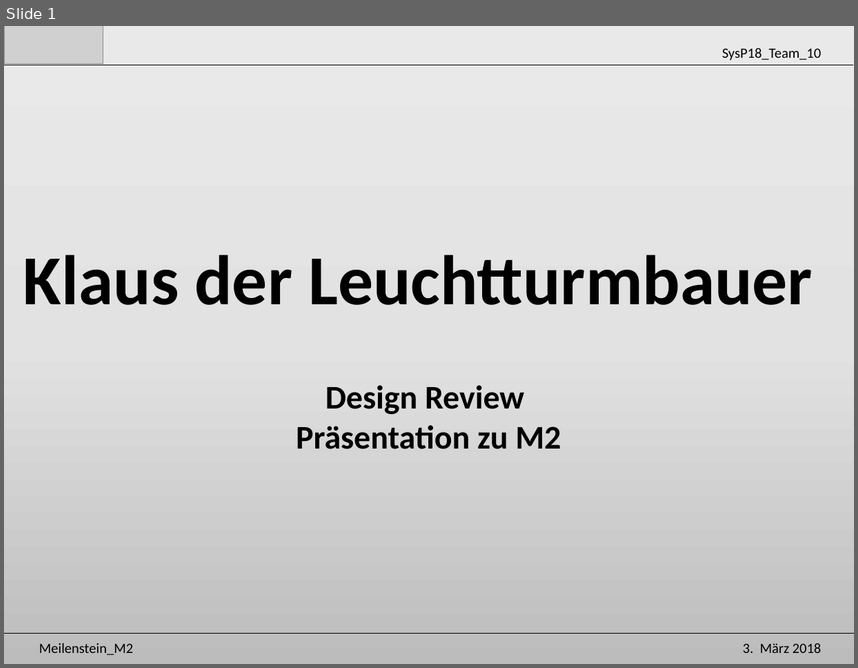
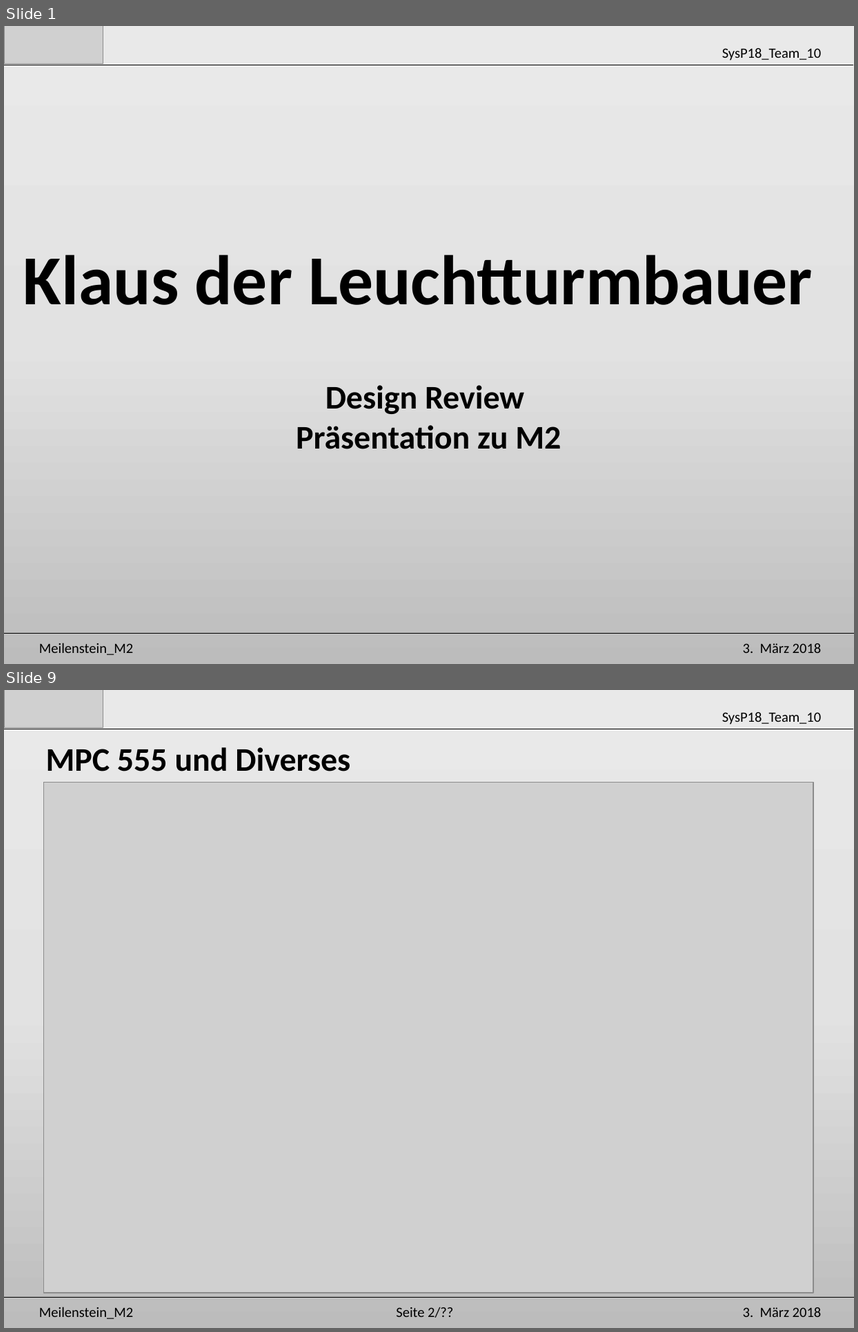
Before and after one commit to Unaqwyn/SysP18_1cv, a slide deck: 01_Organisation/02_Meilensteine/m2/Praesentation_m2.pptx. Shown one above the other, each under a label of ours: slide 1 before the commit, slides 1 and 9 after it; the slides between them are not shown. The pictures are 858x668 and 858x1332 pixels, drawn with LibreOffice and Linux fonts; fonts in the diff are those of the drawing; grey boxes stand for pictures. Boxes give left, top, right and bottom in pixels: in the first picture for what was removed or moved away, otherwise in the second. Text is boxed around its words. In the diff, an @@ line names an element or a change of style, - is before the commit and + after.

```diff
--- a/01_Organisation/02_Meilensteine/m2/Praesentation_m2.pptx
+++ b/01_Organisation/02_Meilensteine/m2/Praesentation_m2.pptx
@@ slide 9 added at (4, 690, 854, 1328), background gradient #EBEAEA to #E4E3E3 to #BDBCBC @@
@@ picture added at (4, 690, 103, 727) @@
@@ line added from (4, 729) to (853, 729), #000000 0.5 pt @@
@@ text added at (722, 712, 821, 724), 12 pt, text #000000 @@
+SysP18_Team_10
@@ text added at (46, 747, 350, 771), 28 pt, text #000000, bold @@
+MPC 555 und Diverses
@@ picture added at (44, 782, 814, 1292) @@
@@ line added from (4, 1297) to (854, 1297), #000000 0.5 pt @@
@@ text added at (39, 1306, 133, 1319), 12 pt, text #000000 @@
+Meilenstein_M2
@@ text added at (396, 1307, 453, 1317), 12 pt, text #000000 @@
+Seite 2/??
@@ text added at (743, 1307, 822, 1317), 12 pt, text #000000 @@
+3. März 2018
```
Also in this commit, not shown: 3 slides changed, 16 other slides added, 14 other files.
